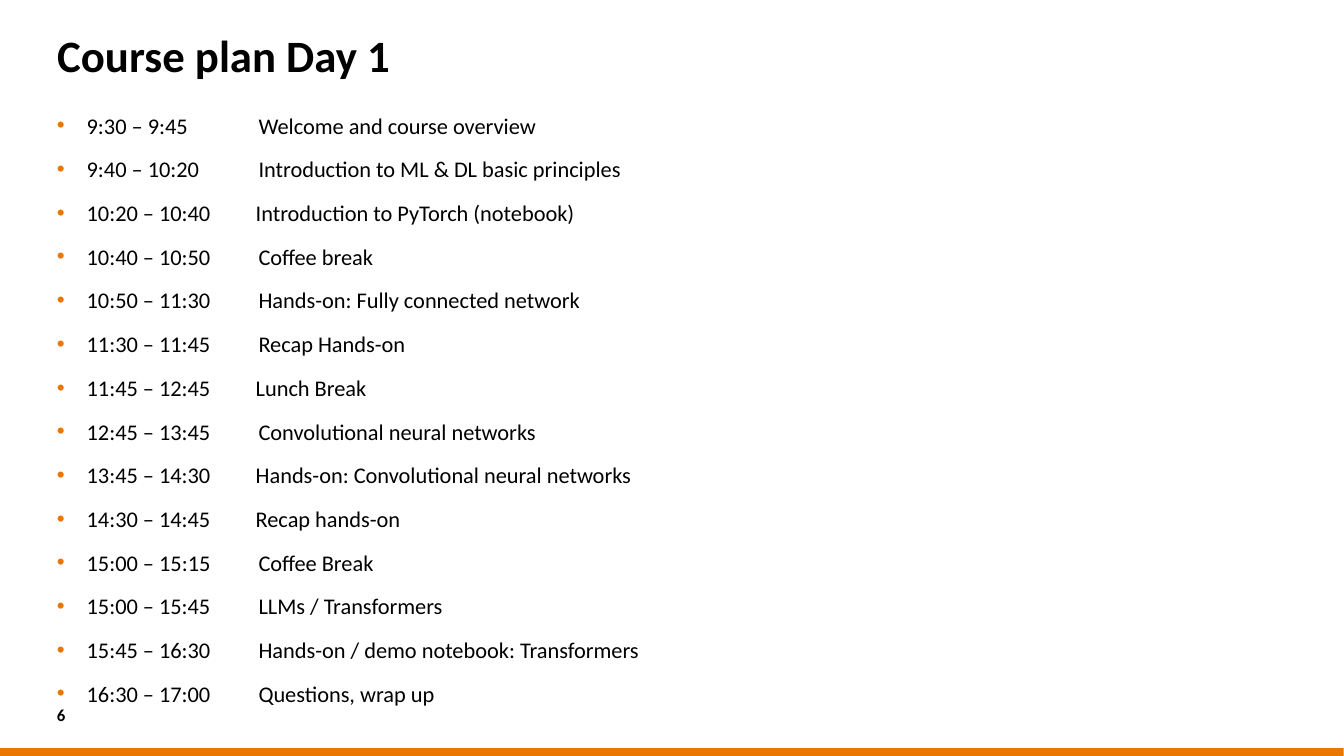
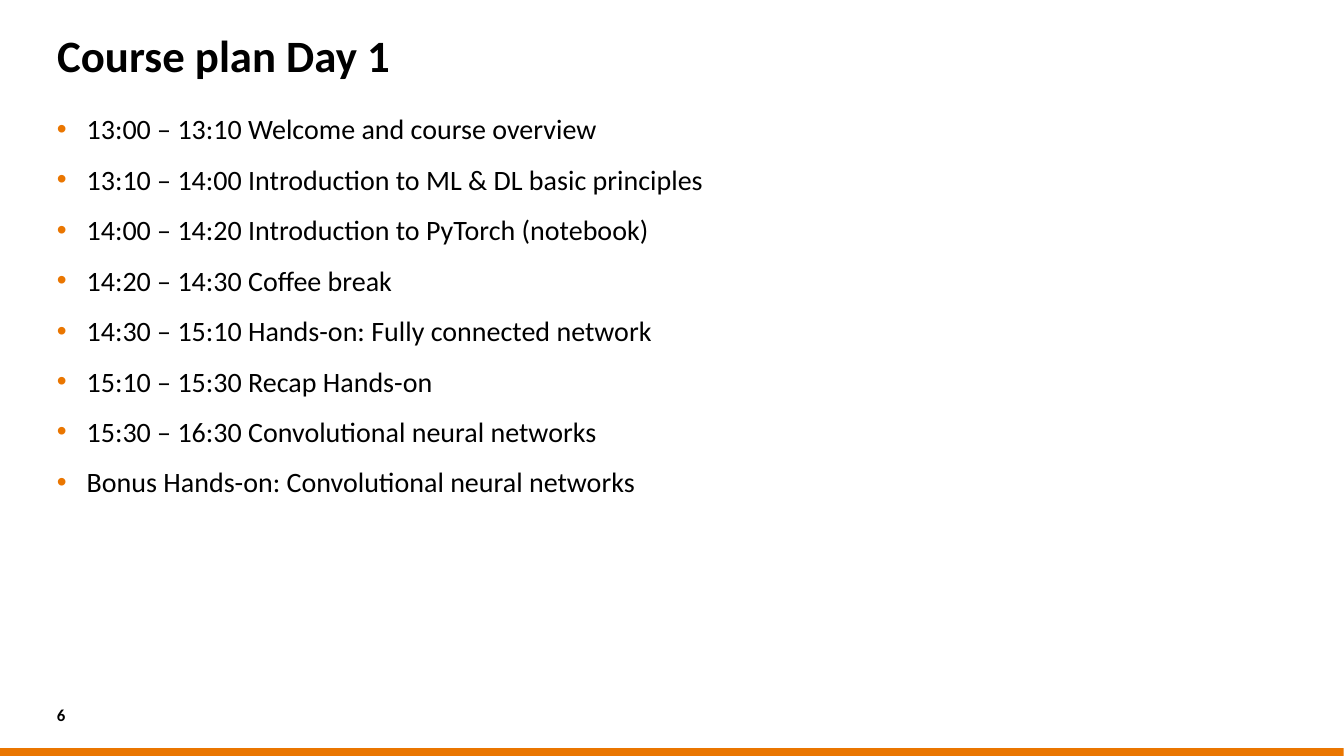
Before and after one commit to sara-nl/HPML-course-materials, a slide deck: slide 6 of Day1/slides/EuroHPC_HPML_welcome.pptx. Drawn at 1344x756 pixels with LibreOffice and Linux fonts; fonts in the diff are those of the drawing; background and template pictures are left out. Boxes give left, top, right and bottom in pixels: in the first picture for what was removed or moved away, otherwise in the second. Text is boxed around its words. In the diff, an @@ line names an element or a change of style, - is before the commit and + after.

```diff
--- a/Day1/slides/EuroHPC_HPML_welcome.pptx
+++ b/Day1/slides/EuroHPC_HPML_welcome.pptx
@@ text at (87, 119, 703, 493): text changed; size 16 to 20 pt @@
-• 9:30 – 9:45 Welcome and course overview
-• 9:40 – 10:20 Introduction to ML & DL basic principles
-• 10:20 – 10:40 Introduction to PyTorch (notebook)
-• 10:40 – 10:50 Coffee break
-• 10:50 – 11:30 Hands-on: Fully connected network
-• 11:30 – 11:45 Recap Hands-on
-• 11:45 – 12:45 Lunch Break
-• 12:45 – 13:45 Convolutional neural networks
-• 13:45 – 14:30 Hands-on: Convolutional neural networks
-• 14:30 – 14:45 Recap hands-on
-• 15:00 – 15:15 Coffee Break
-• 15:00 – 15:45 LLMs / Transformers
-• 15:45 – 16:30 Hands-on / demo notebook: Transformers
-• 16:30 – 17:00 Questions, wrap up
+• 13:00 – 13:10 Welcome and course overview
+• 13:10 – 14:00 Introduction to ML & DL basic principles
+• 14:00 – 14:20 Introduction to PyTorch (notebook)
+• 14:20 – 14:30 Coffee break
+• 14:30 – 15:10 Hands-on: Fully connected network
+• 15:10 – 15:30 Recap Hands-on
+• 15:30 – 16:30 Convolutional neural networks
+• Bonus Hands-on: Convolutional neural networks
```
Also in this commit, not shown: 5 other slides changed, 1 other file.
